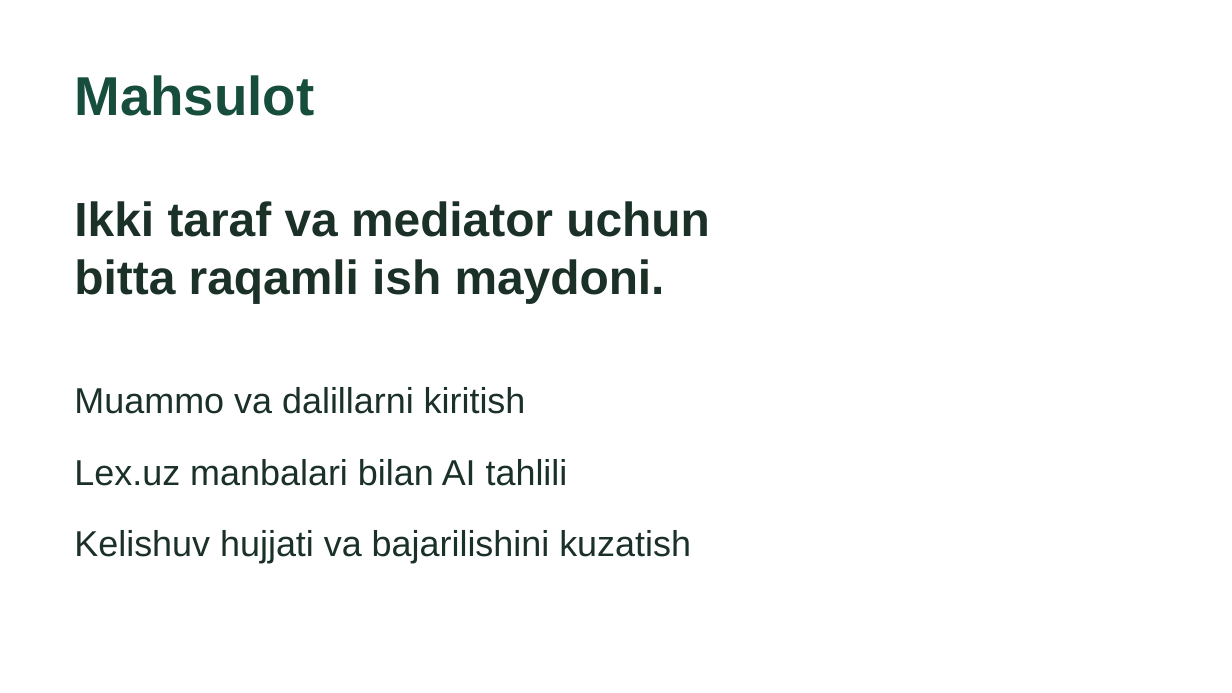
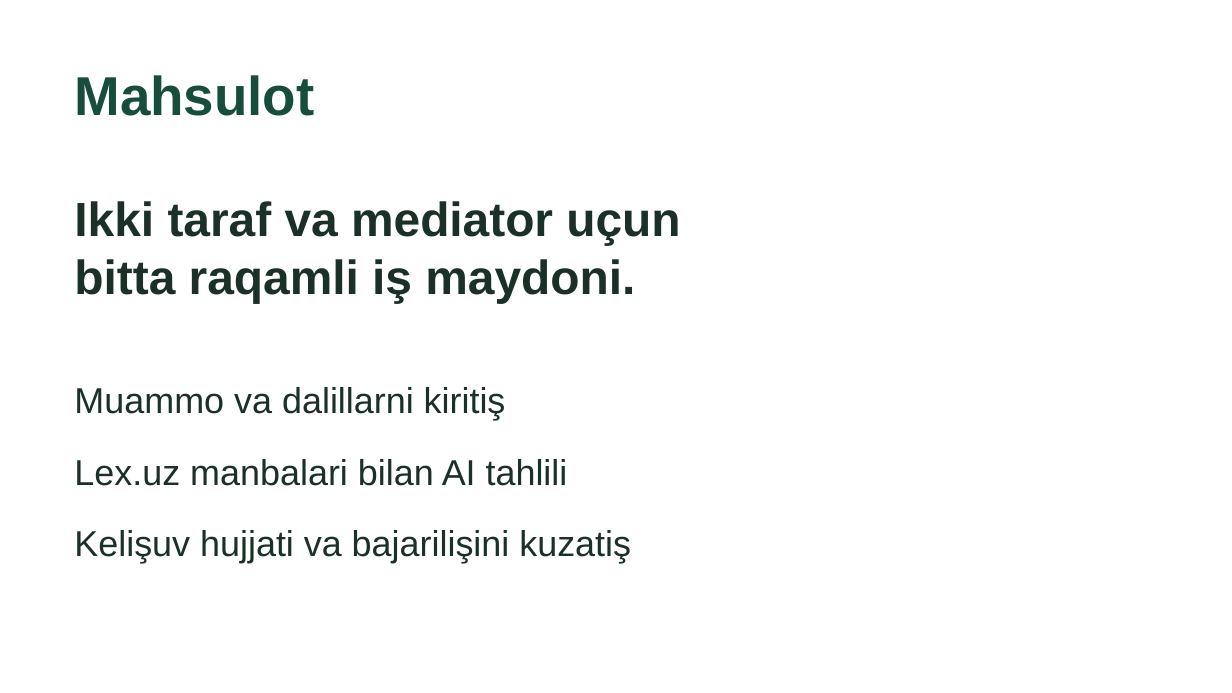
Before and after one commit to Albeerte/kelishuv-ai, a slide deck: slide 2 of docs/presentation/Kelishuv-LexHackathon-2026.pptx. Drawn at 1232x693 pixels with LibreOffice and Linux fonts; fonts in the diff are those of the drawing. Boxes give left, top, right and bottom in pixels: in the first picture for what was removed or moved away, otherwise in the second. Text is boxed around its words. In the diff, an @@ line names an element or a change of style, - is before the commit and + after.

```diff
--- a/docs/presentation/Kelishuv-LexHackathon-2026.pptx
+++ b/docs/presentation/Kelishuv-LexHackathon-2026.pptx
@@ text at bbox=[74, 201, 680, 303]: text changed @@
-Ikki taraf va mediator uchun
-bitta raqamli ish maydoni.
+Ikki taraf va mediator uçun
+bitta raqamli iş maydoni.
@@ text at bbox=[74, 387, 506, 420]: text changed @@
-Muammo va dalillarni kiritish
+Muammo va dalillarni kiritiş
@@ text at bbox=[74, 530, 631, 563]: text changed @@
-Kelishuv hujjati va bajarilishini kuzatish
+Kelişuv hujjati va bajarilişini kuzatiş
```
Also in this commit, not shown: 7 other slides changed, 59 other files.
